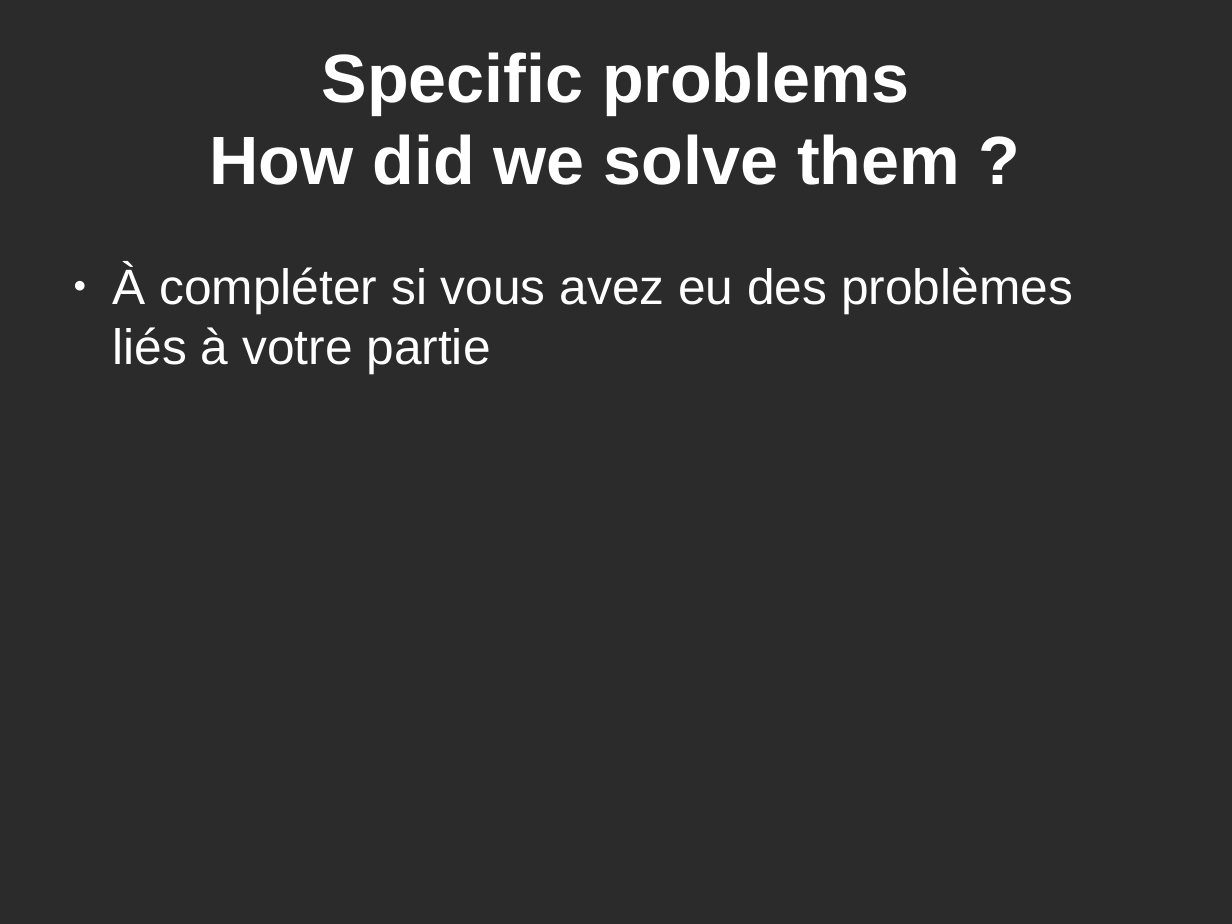
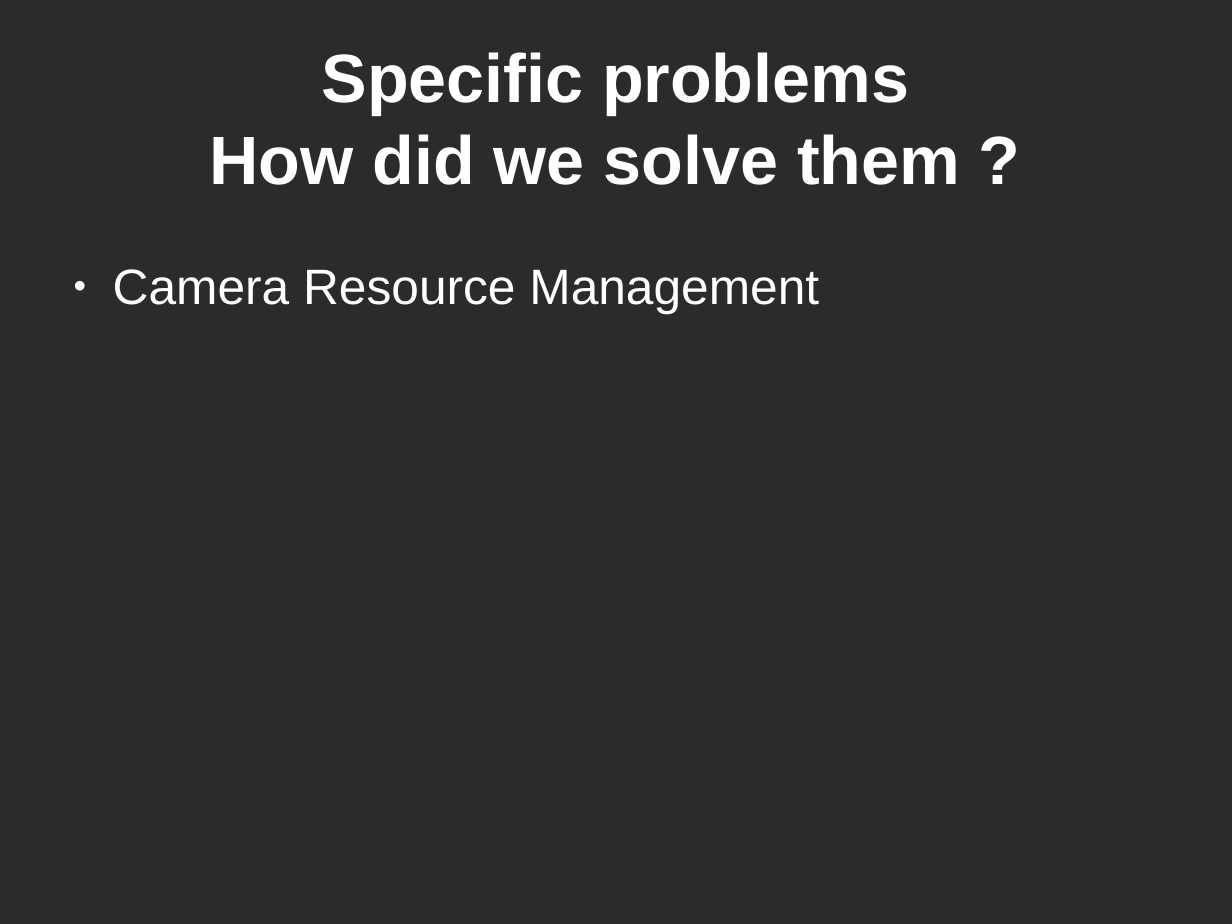
Before and after one commit to dducry/POI, a slide deck: slide 7 of presentationProjetSMS.odp (slide 5 before the commit). Drawn at 1232x924 pixels with LibreOffice and Linux fonts; fonts in the diff are those of the drawing; background and template pictures are left out; a plain dark background stands for a picture behind light text. Boxes give left, top, right and bottom in pixels: in the first picture for what was removed or moved away, otherwise in the second. Text is boxed around its words. In the diff, an @@ line names an element or a change of style, - is before the commit and + after.

```diff
--- a/presentationProjetSMS.odp
+++ b/presentationProjetSMS.odp
@@ text at [113, 269, 819, 314]: text changed @@
-● À compléter si vous avez eu des problèmes liés à votre partie
+● Camera Resource Management
```
Also in this commit, not shown: 2 other slides changed, 2 slides added.
